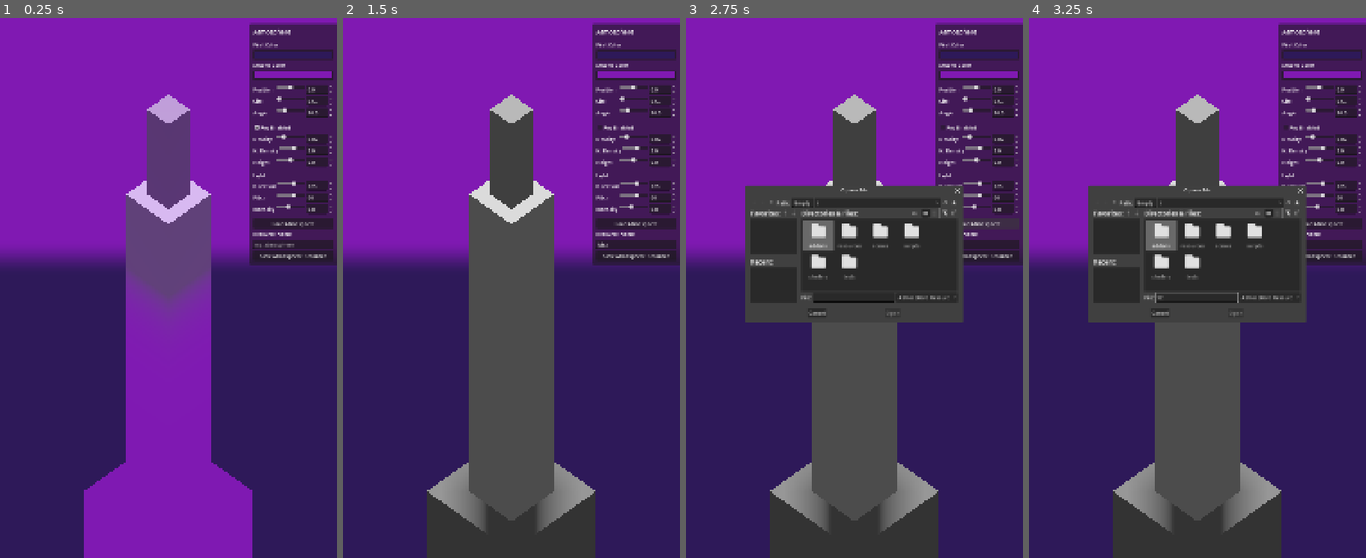
Above: before the commit, frames 1-4 (left to right).
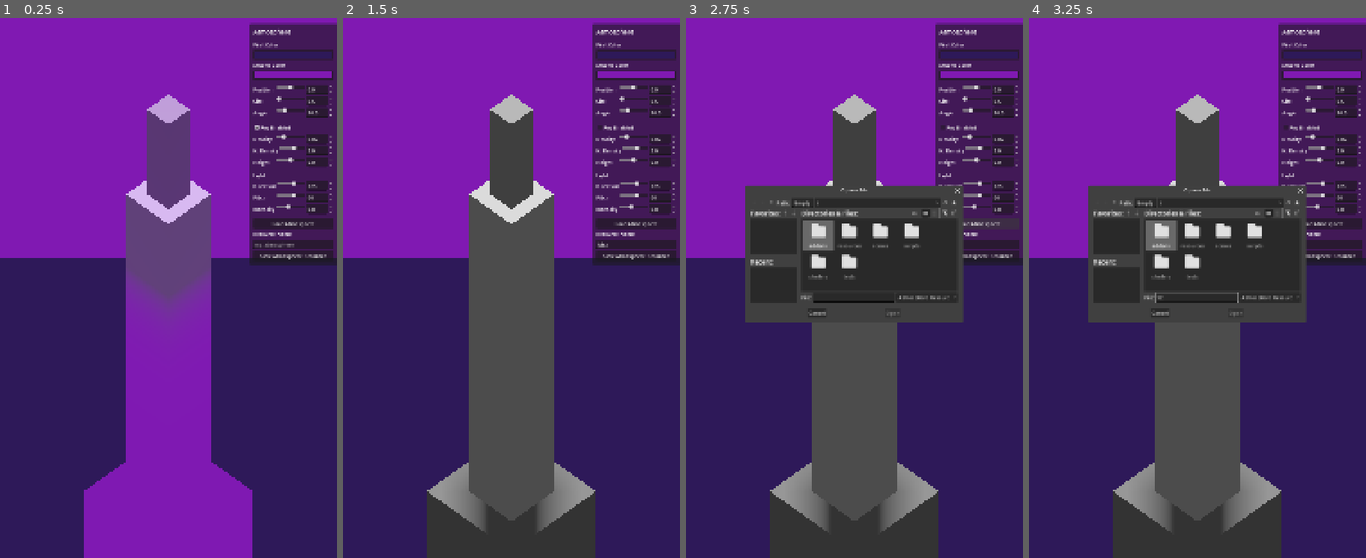
Above: after the commit, the same moments.

Repository: AlbertoHdezCerezo/learn-how-to-minigolf
Game: Godot game, scene res://scenes/level_editor_tools/atmosphere_generator/atmosphere_generator.tscn
The game is run twice, just before and just after one commit, with the same random seed, the same clock (stepped at 60 frames per second) and the same inputs. The project has no main scene, so this scene is started directly.
Inputs (mouse positions are in pixels of both pictures, inside the frame that each line leads up to):
- Up to frame 1 (0.25 s): no input
- Up to frame 2 (1.5 s): click (636, 244) at 0.52 s; type "Alex" at 0.6 s; click "Fog Enabled" at 1.25 s
- Up to frame 3 (2.75 s): click "Load Atmosphere" at 2 s
- Up to frame 4 (3.25 s): click (1197, 298) at 2.77 s; type "12" at 2.85 s

The runs differ from the first frame. In frame 1, 1.0% of the frame differs, in the area x 0-99%, y 14-46%; in frame 2, 1.0%; in frame 3, 0.4%; in frame 4, 0.4%.

Commit message:
refactor: Remove redundant export vars from AtmosphereGenerator (#13)
The UI writes directly to the atmosphere, so the 12 export properties,
_update_atmosphere(), _sync_exports_from_atmosphere(), and the
_syncing_exports flag are no longer needed. The generator now just
creates an atmosphere and hands it to the display and UI.

Co-Authored-By: Claude Opus 4.6 (1M context) <noreply@anthropic.com>

Diff:
--- a/scenes/level_editor_tools/atmosphere_generator/atmosphere_generator.gd
+++ b/scenes/level_editor_tools/atmosphere_generator/atmosphere_generator.gd
@@ -1,135 +1,19 @@
-@tool
 extends Node3D
-
-@export var first_color: Color = Color(0.18, 0.1, 0.35):
-	set(value):
-		first_color = value
-		_update_atmosphere()
-
-@export var second_color: Color = Color(0.5, 0.1, 0.7):
-	set(value):
-		second_color = value
-		_update_atmosphere()
-
-@export_range(-0.5, 0.5, 0.01) var gradient_position: float = 0.0:
-	set(value):
-		gradient_position = value
-		_update_atmosphere()
-
-@export_range(0.5, 2.0, 0.01) var gradient_size: float = 0.5:
-	set(value):
-		gradient_size = value
-		_update_atmosphere()
-
-@export_range(0.0, 360.0, 0.1) var angle: float = 90.0:
-	set(value):
-		angle = value
-		_update_atmosphere()
-
-@export var fog_enabled: bool = true:
-	set(value):
-		fog_enabled = value
-		_update_atmosphere()
-
-@export_range(0.0, 0.1, 0.0005) var fog_density: float = 0.02:
-	set(value):
-		fog_density = value
-		_update_atmosphere()
-
-@export_range(-10.0, 10.0, 0.01) var fog_height_density: float = 2.0:
-	set(value):
-		fog_height_density = value
-		_update_atmosphere()
-
-@export_range(-50.0, 50.0, 0.5) var fog_height: float = 0.0:
-	set(value):
-		fog_height = value
-		_update_atmosphere()
-
-@export_range(0.0, 360.0, 1.0) var light_yaw: float = 225.0:
-	set(value):
-		light_yaw = value
-		_update_atmosphere()
-
-@export_range(15.0, 85.0, 1.0) var light_pitch: float = 60.0:
-	set(value):
-		light_pitch = value
-		_update_atmosphere()
-
-@export_range(0.0, 2.0, 0.05) var light_energy: float = 0.8:
-	set(value):
-		light_energy = value
-		_update_atmosphere()
 
 @onready var _atmosphere_display = $AtmosphereDisplay
 @onready var _ui = $AtmosphereUI
 
 var _atmosphere: Atmosphere
-var _syncing_exports := false
 
 
 func _ready() -> void:
 	_atmosphere = Atmosphere.new()
-	_update_atmosphere()
-	if not Engine.is_editor_hint():
-		_connect_ui()
-
-
-func _update_atmosphere() -> void:
-	if not is_node_ready(): return
-	if _syncing_exports: return
-	if not _atmosphere: _atmosphere = Atmosphere.new()
-
-	_syncing_exports = true
-	_atmosphere.first_color = first_color
-	_atmosphere.second_color = second_color
-	_atmosphere.gradient_position = gradient_position
-	_atmosphere.gradient_size = gradient_size
-	_atmosphere.angle = angle
-	_atmosphere.fog_enabled = fog_enabled
-	_atmosphere.fog_density = fog_density
-	_atmosphere.fog_height_density = fog_height_density
-	_atmosphere.fog_height = fog_height
-	_atmosphere.light_yaw = light_yaw
-	_atmosphere.light_pitch = light_pitch
-	_atmosphere.light_energy = light_energy
-	_syncing_exports = false
-
 	_atmosphere_display.atmosphere = _atmosphere
-
-	if _ui and not Engine.is_editor_hint():
-		_ui.sync_from(_atmosphere)
-
-
-func _connect_ui() -> void:
 	_ui.bind(_atmosphere)
-	_atmosphere.changed.connect(_sync_exports_from_atmosphere)
 	_ui.load_requested.connect(_on_atmosphere_loaded)
 
 
-func _sync_exports_from_atmosphere() -> void:
-	if _syncing_exports: return
-	_syncing_exports = true
-	first_color = _atmosphere.first_color
-	second_color = _atmosphere.second_color
-	gradient_position = _atmosphere.gradient_position
-	gradient_size = _atmosphere.gradient_size
-	angle = _atmosphere.angle
-	fog_enabled = _atmosphere.fog_enabled
-	fog_density = _atmosphere.fog_density
-	fog_height_density = _atmosphere.fog_height_density
-	fog_height = _atmosphere.fog_height
-	light_yaw = _atmosphere.light_yaw
-	light_pitch = _atmosphere.light_pitch
-	light_energy = _atmosphere.light_energy
-	_syncing_exports = false
-
-
 func _on_atmosphere_loaded(loaded: Atmosphere) -> void:
-	if _atmosphere.changed.is_connected(_sync_exports_from_atmosphere):
-		_atmosphere.changed.disconnect(_sync_exports_from_atmosphere)
 	_atmosphere = loaded
-	_atmosphere.changed.connect(_sync_exports_from_atmosphere)
-	_sync_exports_from_atmosphere()
 	_atmosphere_display.atmosphere = _atmosphere
 	_ui.sync_from(_atmosphere)
--- a/scenes/level_editor_tools/atmosphere_generator/atmosphere_generator.tscn
+++ b/scenes/level_editor_tools/atmosphere_generator/atmosphere_generator.tscn
@@ -25,7 +25,6 @@
 
 [node name="AtmosphereGenerator" type="Node3D"]
 script = ExtResource("1_script")
-gradient_size = 0.53
 
 [node name="AtmosphereDisplay" parent="." instance=ExtResource("4_atmosphere_display")]
 
--- a/tests/level_editor_tools/test_atmosphere_generator.gd
+++ b/tests/level_editor_tools/test_atmosphere_generator.gd
@@ -30,19 +30,17 @@
 	assert_not_null(display.atmosphere, "AtmosphereDisplay should have an atmosphere assigned after ready")
 
 
-# -- Export property updates --
-
-func test_setting_export_property_updates_internal_atmosphere() -> void:
+func test_ui_is_bound_to_atmosphere_on_ready() -> void:
 	var instance := scene.instantiate()
 	add_child_autofree(instance)
-	instance.fog_density = 0.07
-	var display = instance.get_node("AtmosphereDisplay")
-	assert_almost_eq(display.atmosphere.fog_density, 0.07, 0.001, "Internal atmosphere fog_density should update when export property changes")
+	var ui = instance.get_node("AtmosphereUI")
+	assert_not_null(ui._atmosphere, "UI should have an atmosphere reference after ready")
 
 
-func test_setting_export_property_updates_atmosphere_display() -> void:
+func test_ui_changes_update_atmosphere_display() -> void:
 	var instance := scene.instantiate()
 	add_child_autofree(instance)
-	instance.first_color = Color.RED
 	var display = instance.get_node("AtmosphereDisplay")
-	assert_eq(display.atmosphere.first_color, Color.RED, "AtmosphereDisplay atmosphere should reflect export property change")
+	var ui = instance.get_node("AtmosphereUI")
+	ui.get_node("%FogDensity").get_node("HSlider").value = 0.07
+	assert_almost_eq(display.atmosphere.fog_density, 0.07, 0.001, "Changing UI slider should update the atmosphere shown in the display")
